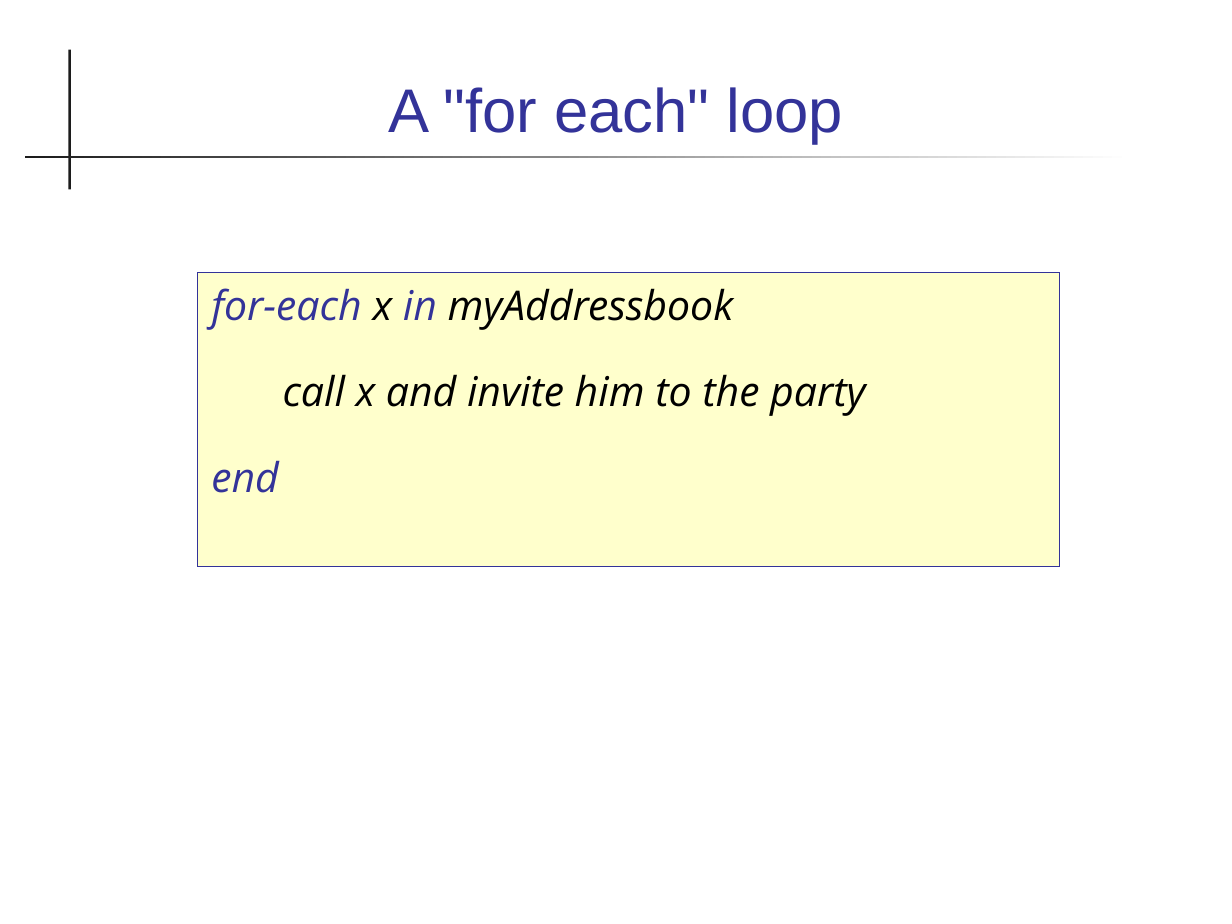
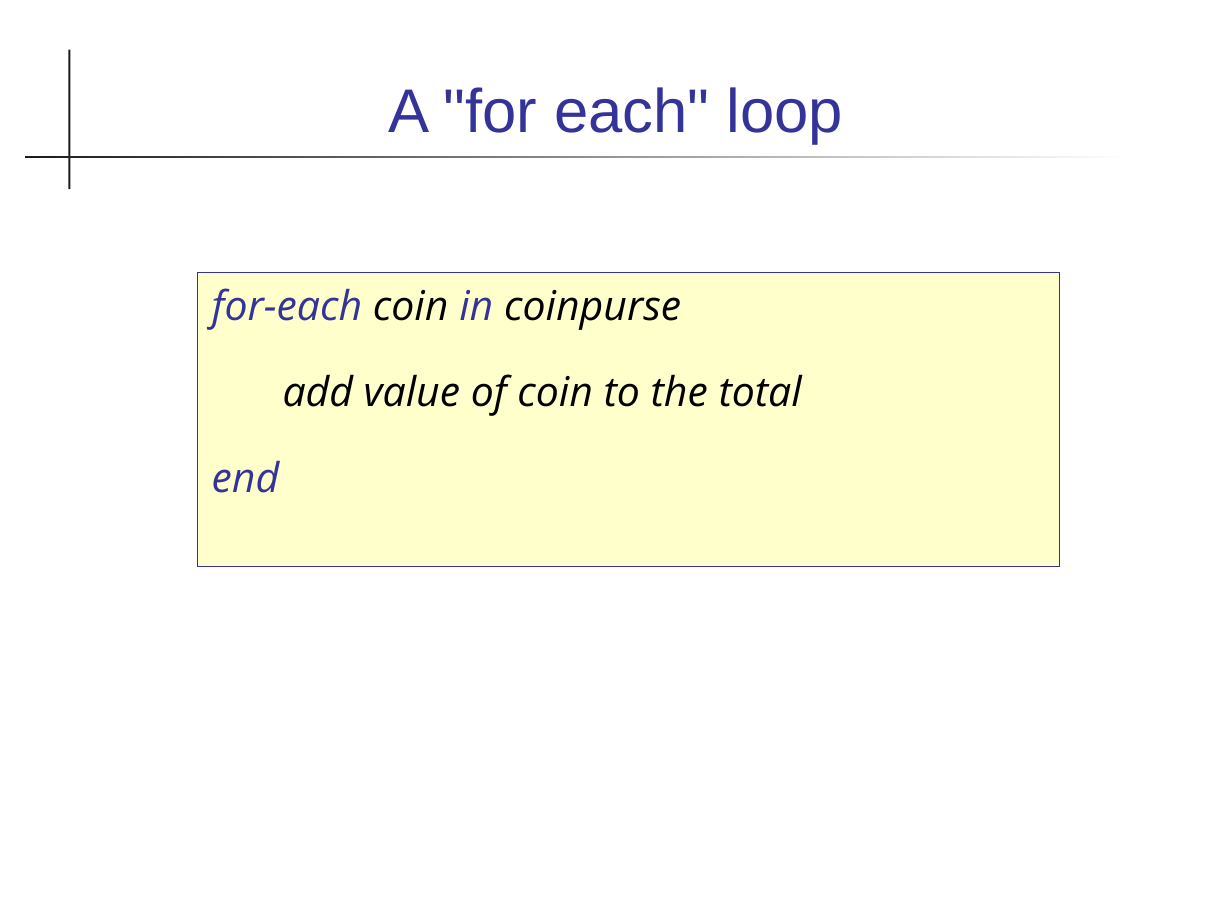
Before and after one commit to skeoop/skeoop.github.io, a slide deck: slide 29 of collections/Collections.ppt (slide 32 before the commit). Drawn at 1232x924 pixels with LibreOffice and Linux fonts; fonts in the diff are those of the drawing. Boxes give left, top, right and bottom in pixels: in the first picture for what was removed or moved away, otherwise in the second. Text is boxed around its words. In the diff, an @@ line names an element or a change of style, - is before the commit and + after.

```diff
--- a/collections/Collections.ppt
+++ b/collections/Collections.ppt
@@ text at (x1=212, y1=288, x2=802, y2=416): text changed @@
-for-each x in myAddressbook
-call x and invite him to the party
+for-each coin in coinpurse
+add value of coin to the total
```
Also in this commit, not shown: 17 other slides changed, 7 slides removed, 9 other files.
